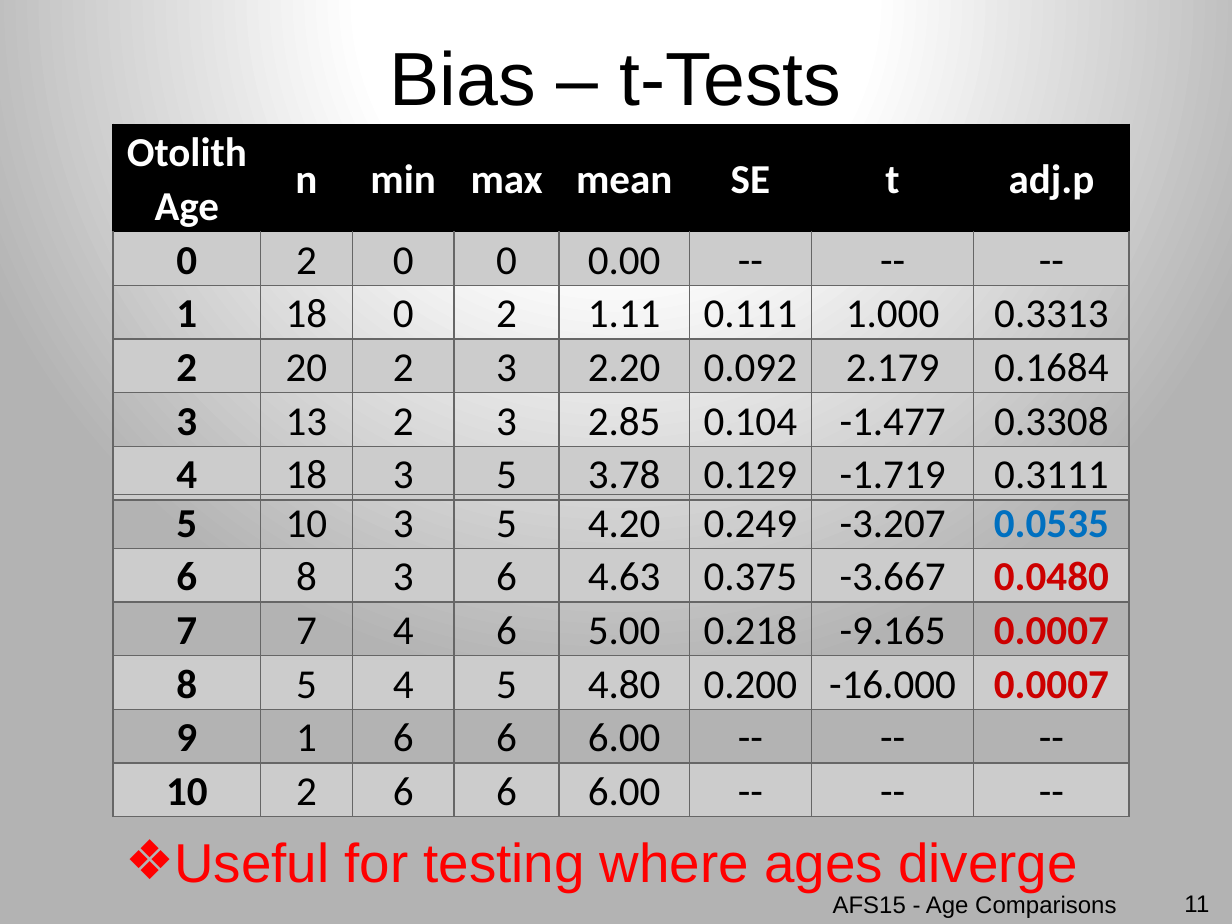
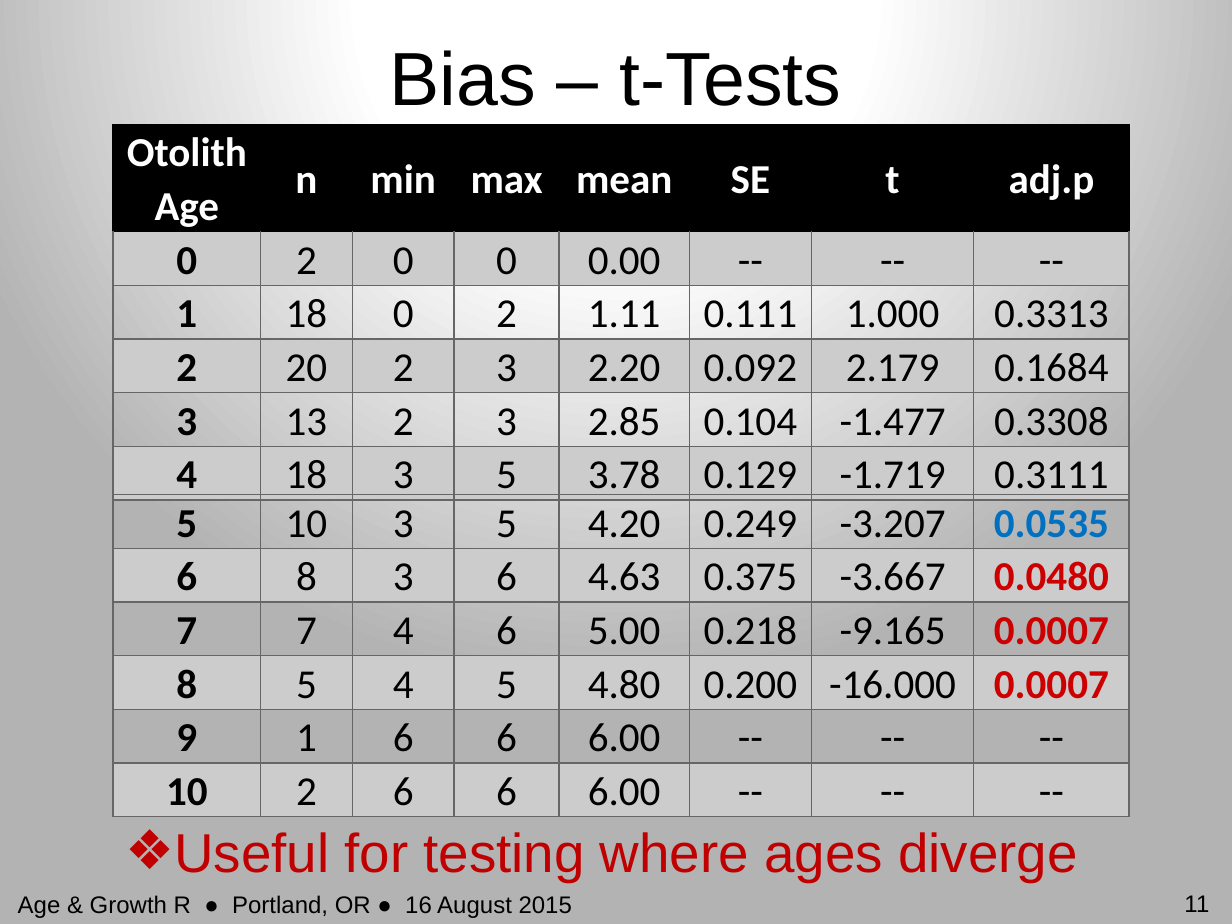
Before and after one commit to droglenc/AFSPortland2015, a slide deck: slide 11 of Slides/01_AgeComparisons.pptx. Drawn at 1232x924 pixels with LibreOffice and Linux fonts; fonts in the diff are those of the drawing. Boxes give left, top, right and bottom in pixels: in the first picture for what was removed or moved away, otherwise in the second. Text is boxed around its words. In the diff, an @@ line names an element or a change of style, - is before the commit and + after.

```diff
--- a/Slides/01_AgeComparisons.pptx
+++ b/Slides/01_AgeComparisons.pptx
@@ text "Useful for testing where ages ...": place and size @@
-text "Useful for testing where ages ..." at (174,842,1078,892)
+text "Useful for testing where ages ..." at (174,832,1078,881)
@@ text "Useful for testing where ages ..." at (174,832,1078,881): text colour #FF0000 to #C00000 @@
@@ text at (18,895,572,918): text changed @@
-AFS15 - Age Comparisons
+Age & Growth R ● Portland, OR ● 16 August 2015
```
Also in this commit, not shown: 19 other slides changed, 16 other files.
